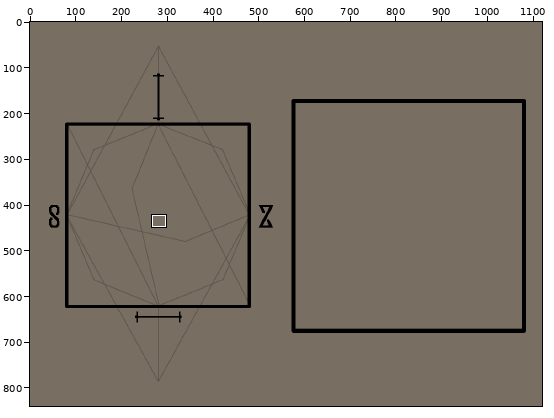
Pixel-art file -- canvas_mockup.aseprite. Above: a wide view before the commit, with the close-up outlined.
Close-up. Before the edit:
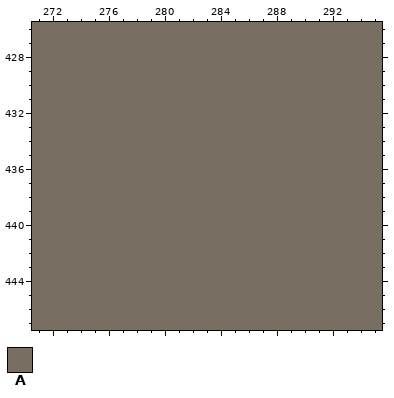
1120x840 pixels, 1 frame. Shown: x 271..295, y 426..447. The commit also changed other parts of the picture, which this record leaves out.
Visible layers, top first: "WhiteboardOutline", "Tall", "Wide", "Sharp", "Curve", "MapLines" opacity 20%, "MapOutline", "Background".
Palette (. is transparent): A #796e62
Pixels before, first column x 271:
426 AAAAAAAAAAAAAAAAAAAAAAAAA
427 AAAAAAAAAAAAAAAAAAAAAAAAA
428 AAAAAAAAAAAAAAAAAAAAAAAAA
429 AAAAAAAAAAAAAAAAAAAAAAAAA
430 AAAAAAAAAAAAAAAAAAAAAAAAA
431 AAAAAAAAAAAAAAAAAAAAAAAAA
432 AAAAAAAAAAAAAAAAAAAAAAAAA
433 AAAAAAAAAAAAAAAAAAAAAAAAA
434 AAAAAAAAAAAAAAAAAAAAAAAAA
435 AAAAAAAAAAAAAAAAAAAAAAAAA
436 AAAAAAAAAAAAAAAAAAAAAAAAA
437 AAAAAAAAAAAAAAAAAAAAAAAAA
438 AAAAAAAAAAAAAAAAAAAAAAAAA
439 AAAAAAAAAAAAAAAAAAAAAAAAA
440 AAAAAAAAAAAAAAAAAAAAAAAAA
441 AAAAAAAAAAAAAAAAAAAAAAAAA
442 AAAAAAAAAAAAAAAAAAAAAAAAA
443 AAAAAAAAAAAAAAAAAAAAAAAAA
444 AAAAAAAAAAAAAAAAAAAAAAAAA
445 AAAAAAAAAAAAAAAAAAAAAAAAA
446 AAAAAAAAAAAAAAAAAAAAAAAAA
447 AAAAAAAAAAAAAAAAAAAAAAAAA
The same view after the edit:
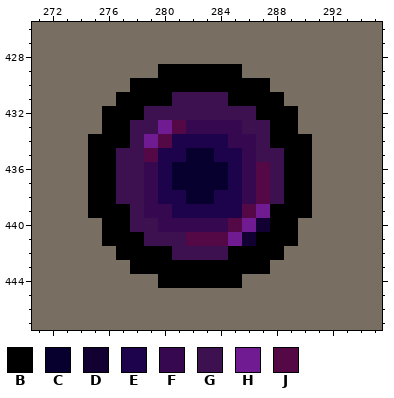
Colours new in this view: B #000000  C #07002e  D #120032  E #1d034b  F #35084f  G #3d114f  H #701b92  J #540946
The exact change:
layer "Marker" added
Changed rows in their new state; - is an unchanged pixel.
Layer "Marker":
first column x 275:
429 -----BBBBBB-----
430 ---BBBBBBBBBB---
431 --BBBBGGGGBBBB--
432 -BBBGGGGGGGGBBB-
433 -BBGGHJFFFFGGBB-
434 BBBGHJEEEEFFGBBB
435 BBGGJEECCEEFGGBB
436 BBGGFECCCCEFJGBB
437 BBGGFECCCCEFJGBB
438 BBGGFEECCEEFJGBB
439 BBBGFFEEEEEJHBBB
440 -BBGGFFFFFJHDBB-
441 -BBBGGGJJJHDBBB-
442 --BBBBGGGGBBBB--
443 ---BBBBBBBBBB---
444 -----BBBBBB-----
